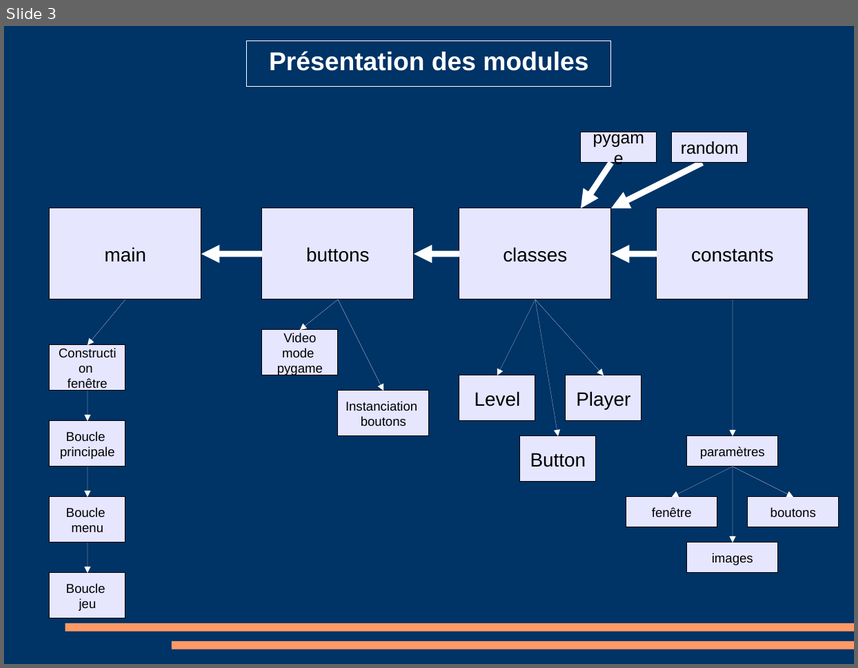
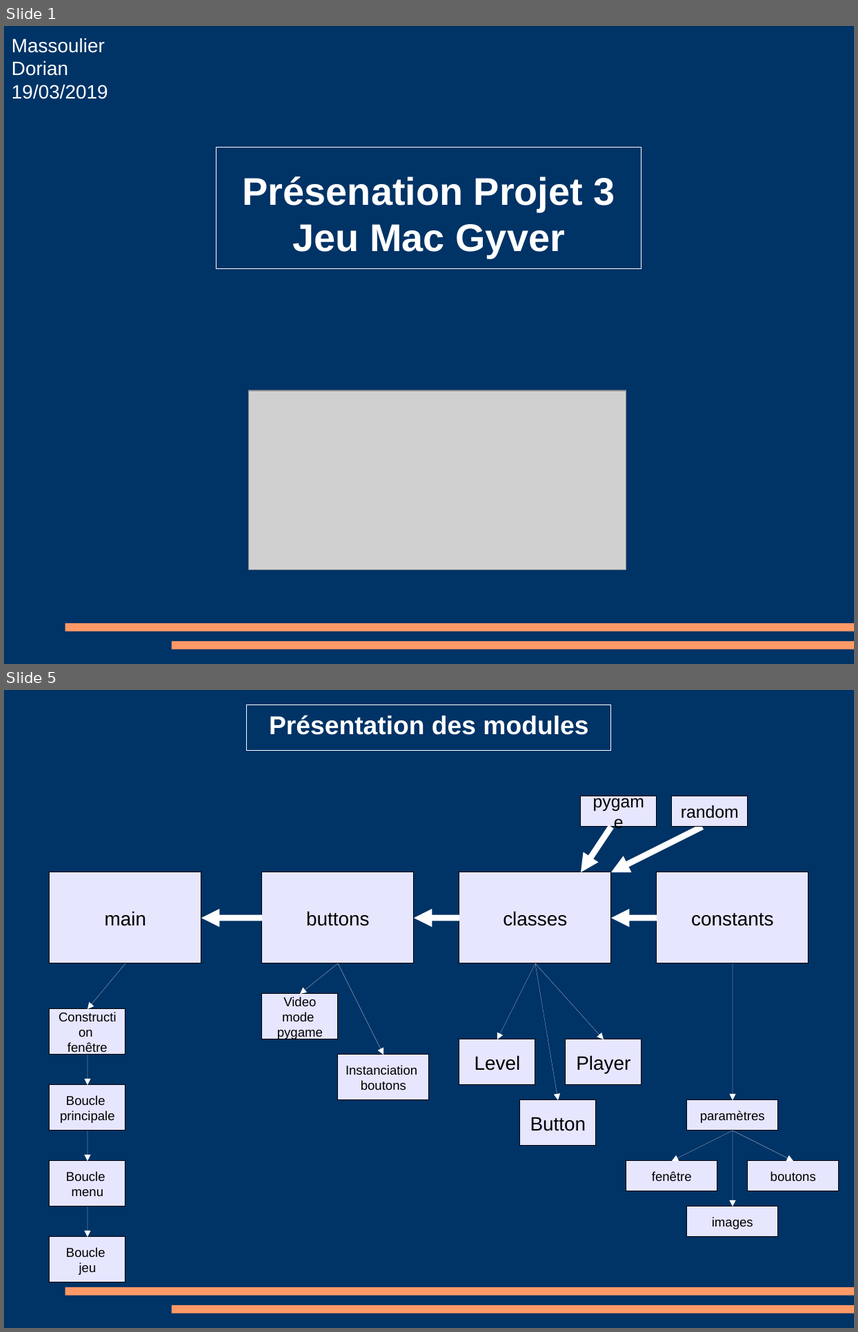
Before and after one commit to MassDo/Projet3, a slide deck: resources/Présentation/PrésentationProjet3.odp. Shown one above the other, each under a label of ours: slide 3 before the commit, slides 1 and 5 after it; the slides between them are not shown. The pictures are 858x668 and 858x1332 pixels, drawn with LibreOffice and Linux fonts; fonts in the diff are those of the drawing; grey boxes stand for pictures. Boxes give left, top, right and bottom in pixels: in the first picture for what was removed or moved away, otherwise in the second. Text is boxed around its words. In the diff, an @@ line names an element or a change of style, - is before the commit and + after.

```diff
--- a/resources/Présentation/PrésentationProjet3.odp
+++ b/resources/Présentation/PrésentationProjet3.odp
@@ slide 1 added at (4, 26, 854, 664), background #003366; not listed: 2 template elements that a slide beside it also shows @@
@@ text added at (12, 38, 108, 99), 18 pt, text #FFFFFF @@
+Massoulier
+Dorian
+19/03/2019
@@ rectangle added at (217, 147, 642, 268), outline #FFFFFF 0 pt @@
@@ text added at (243, 176, 615, 258), 36 pt, text #FFFFFF, bold @@
+Présenation Projet 3
+Jeu Mac Gyver
@@ picture added at (248, 390, 626, 569) @@
@@ what was slide 3 is now slide 5 @@
```
Also in this commit, not shown: 2 slides changed, 2 other slides added, 7 other files.
